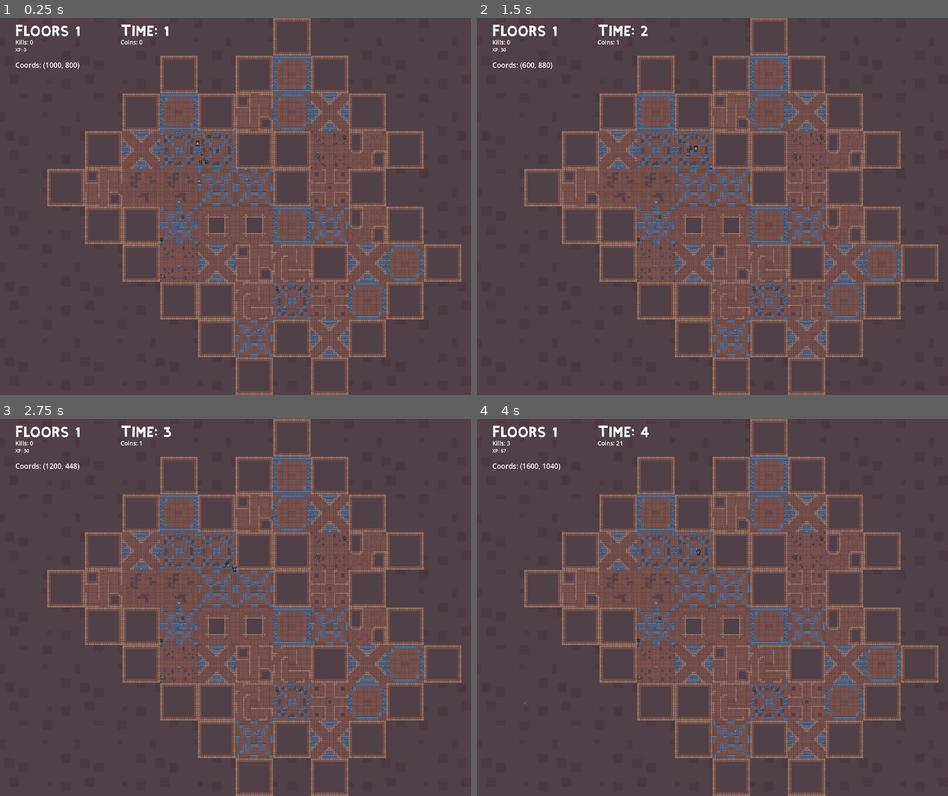
Above: before the commit, frames 1-4 (two rows, left to right).
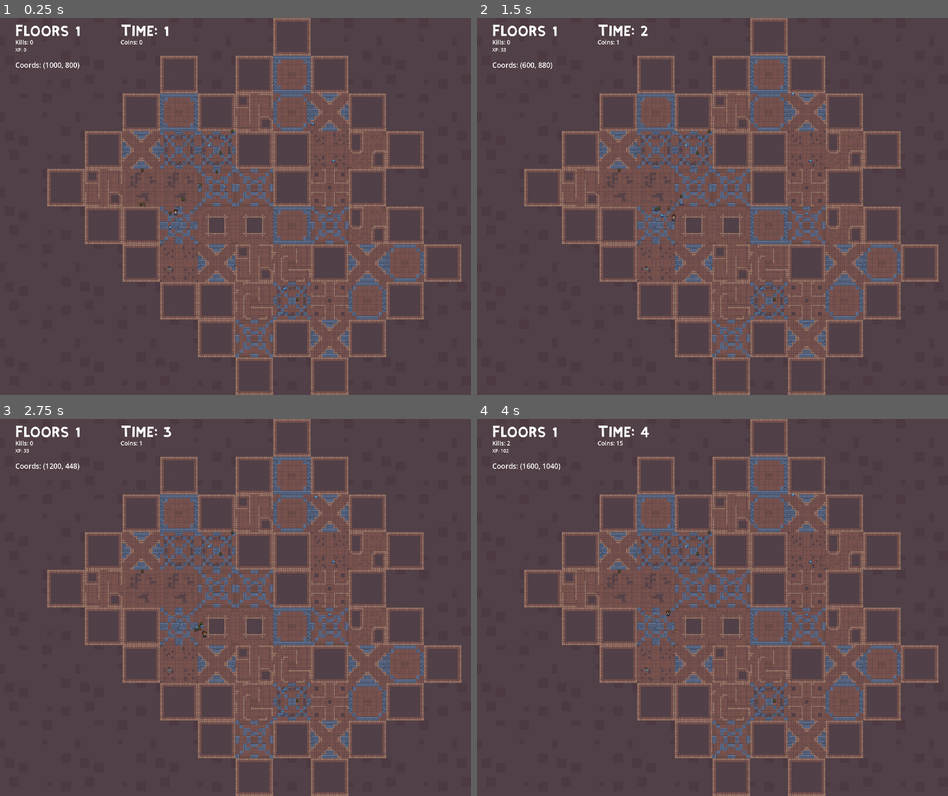
Above: after the commit, the same moments.

Repository: jaxonavena/Calamity
Game: Godot game, scene res://scenes/dungeon_generator.tscn
Two runs of this game, one before a commit and one after it. Both use one fixed random seed, a clock stepped at 60 frames per second and the inputs below.
Inputs (mouse positions are in pixels of both pictures, inside the frame that each line leads up to):
- Up to frame 1 (0.25 s): no input
- Up to frame 2 (1.5 s): move the mouse to (816, 187) at 0.52 s; hold Right (ui_right) 0.53-1.28 s; tap Space (attack) at 0.6 s; move the mouse to (618, 225) at 1.27 s; hold Down (ui_down) from 1.28 s (still down); click (618, 225) at 1.35 s
- Up to frame 3 (2.75 s): move the mouse to (282, 524) at 2.02 s; release Down (ui_down) at 2.03 s; hold Right (ui_right) from 2.03 s (still down); hold E from 2.03 s (still down)
- Up to frame 4 (4 s): move the mouse to (688, 682) at 2.77 s; release Right (ui_right) at 2.78 s; release E at 2.78 s; hold Up (ui_up) 2.78-3.53 s; tap Space (attack) at 2.85 s; tap Enter at 3.5 s; move the mouse to (853, 664) at 3.52 s; press the mouse at (853, 664) at 3.53 s; hold Left (ui_left) from 3.53 s (still down)

The runs differ from the first frame. In frame 1, 0.3% of the frame differs, in the area x 29-74%, y 27-84%; in frame 2, 0.2%; in frame 3, 0.2%; in frame 4, 0.2%.

Commit message:
I think I did it
The player scene had it's parent node all out of line, im going to die now

Diff:
--- a/calamity-godotproject/scenes/dungeon_generator.tscn
+++ b/calamity-godotproject/scenes/dungeon_generator.tscn
@@ -254,11 +254,11 @@
 func get_random_room_location() -> Vector2:
 	return used_positions.keys()[randi_range(0, used_positions.size() - 1)]
 
-func get_spawn_location() -> Vector2: # Pick a spawn spot for characters
-	return get_random_room_location() + salt(5,160)
-
-func get_random_tile_location() -> Vector2:
-	return get_random_room_location() + tile_increment()
+#func get_spawn_location() -> Vector2: # Pick a spawn spot for characters
+	#return get_random_room_location() + salt(5,160)
+
+#func get_random_tile_location() -> Vector2:
+	#return get_random_room_location() + tile_increment()
 
 func is_spawnable_tile(spawn_location: Vector2) -> bool:
 	# Actual -> Calc
@@ -293,20 +293,24 @@
 		return true # avoids maximum recursion depth error
 
 func is_spawnable_room(room_location: Vector2) -> bool:
-	print(\"ROOM\")
-	print(used_positions[room_location])
 	print(\"IS IN GROUP?\")
 	print(used_positions[room_location].is_in_group(\"spawnable_room\"))
 	return used_positions.has(room_location) and used_positions[room_location].is_in_group(\"spawnable_room\")
 
-func is_vector_in_range(vector: Vector2, min_coords: Vector2, max_coords: Vector2) -> bool:
-	return vector.x >= min_coords.x and vector.x <= max_coords.x and vector.y >= min_coords.y and vector.y <= max_coords.y
-
+func is_vector_in_range(vector: Vector2, min: int, max: int) -> bool:
+	return vector.x >= min and vector.x <= max and vector.y >= min and vector.y <= max
+
+var recursion_depth = 0
 func get_valid_spawn_location(season: bool = false) -> Vector2:
+	if recursion_depth > 100:
+		push_error(\"Recursion limit exceeded in get_valid_spawn_location\")
+		return Vector2.ZERO
+	recursion_depth += 1
+	print(\"\\nRecursion depth:\", recursion_depth)
+
 	var room_location = get_random_room_location() # -> Vector 2
 	print(\"GLOBAL SPAWN LOC:\")
 	print(room_location)
-	#if is_spawnable_tile(room_location):
 	if is_spawnable_room(room_location):
 		print(\"It's spawnable\")
 		var salt = Vector2.ZERO
@@ -317,21 +321,23 @@
 		print(\"TILE IN ROOM\")
 		print(tile_in_room)
 
+		print(\"IN RANGE?\")
+		print(is_vector_in_range(tile_in_room, room_location.x + 15, room_location.y + 140))
+		print(\"SEASON?\")
+		print(season)
 		# add some margin so player/enemies hitboxes don't spawn barely in the wall of an adjacent room
-		if is_vector_in_range(tile_in_room, Vector2(room_location.x + 20, room_location.y + 140), \\
-			Vector2(room_location.x + 20, room_location.y + 140)) \\
-				and season:
-
+		if is_vector_in_range(tile_in_room, room_location.x + 15, room_location.y + 140) and season:
 			print(\"SALTING\")
 			salt = salt(0,16)
 			print(salt)
 
 		print(\"TOTAL SPAWN SPOT:\")
-		print(room_location + tile_increment() + salt)
-		return room_location + tile_increment() + salt
+		print(room_location + tile_increment + salt)
+		recursion_depth = 0
+		return room_location + tile_increment + salt
 	else:
 		print(\"recurse\")
-		return get_valid_spawn_location()
+		return get_valid_spawn_location(season)
 
 func place_staircase():
 	var tile_coord = get_valid_spawn_location()
@@ -340,6 +346,7 @@
 	add_child(stairs)
 
 func place_player(player_instance: CharacterBody2D = null):
+	print(\"\\nPLAYER STUFF\")
 	var spawn_location = get_valid_spawn_location(true)
 	if player_instance: # Player is moving on to the next floor
 		player_instance.position = spawn_location
@@ -352,6 +359,7 @@
 
 func place_enemies(count: int):
 	for i in range(count):
+		print(\"\\nEnemy spawn\")
 		var slime_instance = enemy.instantiate()
 		slime_instance.position = get_valid_spawn_location(true)
 		add_child(slime_instance)
@@ -381,8 +389,6 @@
 
 func update_mouse_pos():
 	mouse_pos_label.text = \"Coords: \" + str(get_global_mouse_position())
-
-
 "
 
 [node name="DungeonGenerator" type="Node2D"]
--- a/calamity-godotproject/scenes/player.tscn
+++ b/calamity-godotproject/scenes/player.tscn
@@ -422,12 +422,12 @@
 
 [node name="Player" type="CharacterBody2D"]
 y_sort_enabled = true
-position = Vector2(15, 11)
+position = Vector2(0, -1)
 collision_layer = 3
 script = ExtResource("1_d64db")
 
 [node name="AnimatedSprite2D" type="AnimatedSprite2D" parent="."]
-position = Vector2(-16, -22)
+position = Vector2(0.25008, -12.5237)
 scale = Vector2(1.26042, 1.22818)
 sprite_frames = SubResource("SpriteFrames_ihe4e")
 animation = &"front_attack"
@@ -435,11 +435,11 @@
 
 [node name="CollisionShape2D" type="CollisionShape2D" parent="."]
 light_mask = 0
-position = Vector2(-16, -6)
+position = Vector2(0.25008, 3.47632)
 shape = SubResource("CapsuleShape2D_qjrnm")
 
 [node name="player_hitbox" type="Area2D" parent="."]
-position = Vector2(-16, -9)
+position = Vector2(0.25008, 0.476322)
 
 [node name="CollisionShape2D" type="CollisionShape2D" parent="player_hitbox"]
 shape = SubResource("CircleShape2D_icepc")
@@ -451,7 +451,7 @@
 wait_time = 0.5
 
 [node name="Camera2D" type="Camera2D" parent="."]
-position = Vector2(-16, -9)
+position = Vector2(0.25008, 0.476322)
 zoom = Vector2(3.5, 3.5)
 limit_smoothed = true
 rotation_smoothing_enabled = true
--- a/calamity-godotproject/scripts/dungeon_generator.gd
+++ b/calamity-godotproject/scripts/dungeon_generator.gd
@@ -281,7 +281,14 @@
 func is_vector_in_range(vector: Vector2, min: int, max: int) -> bool:
 	return vector.x >= min and vector.x <= max and vector.y >= min and vector.y <= max
 
+var recursion_depth = 0
 func get_valid_spawn_location(season: bool = false) -> Vector2:
+	if recursion_depth > 100:
+		push_error("Recursion limit exceeded in get_valid_spawn_location")
+		return Vector2.ZERO
+	recursion_depth += 1
+	print("Recursion depth:", recursion_depth)
+
 	var room_location = get_random_room_location() # -> Vector 2
 	print("GLOBAL SPAWN LOC:")
 	print(room_location)
--- a/calamity-godotproject/scripts/enemyglobin.gd
+++ b/calamity-godotproject/scripts/enemyglobin.gd
@@ -57,17 +57,12 @@
 	if body.has_method("player"):
 		player = body
 		player_chase = true
-
-
-
-
 	#print("player chase")
 
 func _on_detection_area_body_exited(body):
 	if body.has_method("player"):
 		player = null
 		player_chase = false
-
 	#print("stop player chase")
 
 func enemy():
